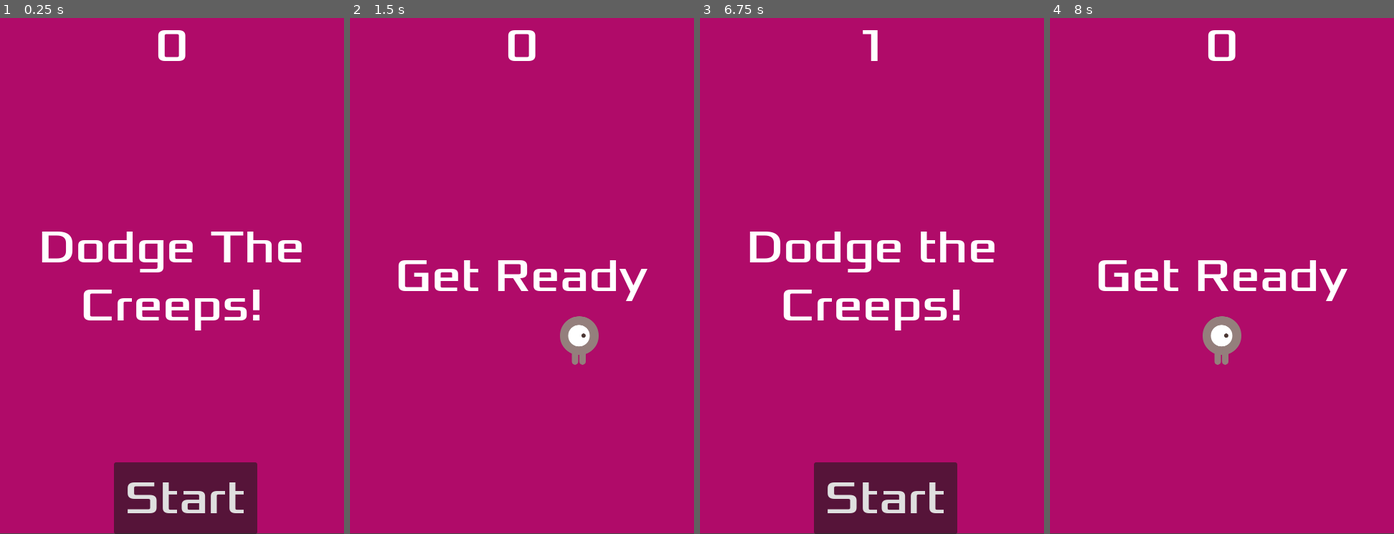
Above: before the commit, frames 1-4 (left to right).
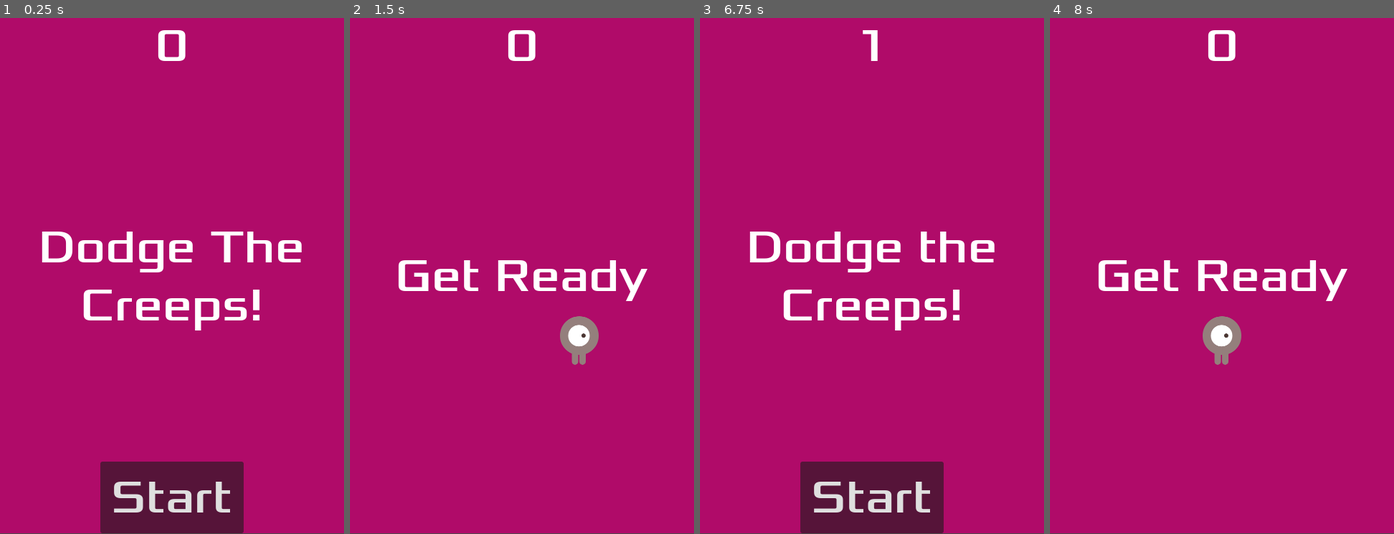
Above: after the commit, the same moments.

Repository: Sauleline/at2Colaborative
Game: Godot game, scene res://main.tscn
The game is run twice, just before and just after one commit, with the same random seed, the same clock (stepped at 60 frames per second) and the same inputs.
Inputs:
- Up to frame 1 (0.25 s): no input
- Up to frame 2 (1.5 s): click "Start" at 0.5 s; tap Enter at 1.25 s; hold Right (move_right) from 1.28 s (still down)
- Up to frame 3 (6.75 s): release Right (move_right) at 2.03 s; hold Down (move_down) 2.03-2.78 s; hold Right (move_right) 2.78-3.53 s; hold Up (move_up) 3.53-4.28 s; hold Left (move_left) 4.28-5.78 s; tap Space at 5 s; hold Down (move_down) 5.78-6.53 s; tap Enter at 6.5 s; hold Right (move_right) from 6.53 s (still down)
- Up to frame 4 (8 s): release Right (move_right) at 7.25 s; click "Start" at 7.25 s

The runs differ from the first frame. In frame 1, 2.3% of the frame differs, in the area x 29-75%, y 85-100%; in frame 2, nothing differs; in frame 3, 2.3%; in frame 4, nothing differs.

Commit message:
woah its now hit colour b00b69

Diff:
--- a/at2Colaborative/hud.tscn
+++ b/at2Colaborative/hud.tscn
@@ -43,9 +43,10 @@
 anchor_top = 1.0
 anchor_right = 0.5
 anchor_bottom = 1.0
-offset_left = -81.0
-offset_top = -100.0
-offset_right = 119.0
+offset_left = -100.0
+offset_top = -101.0
+offset_right = 100.0
+offset_bottom = -1.0
 grow_horizontal = 2
 grow_vertical = 0
 theme_override_fonts/font = ExtResource("1_37p78")
